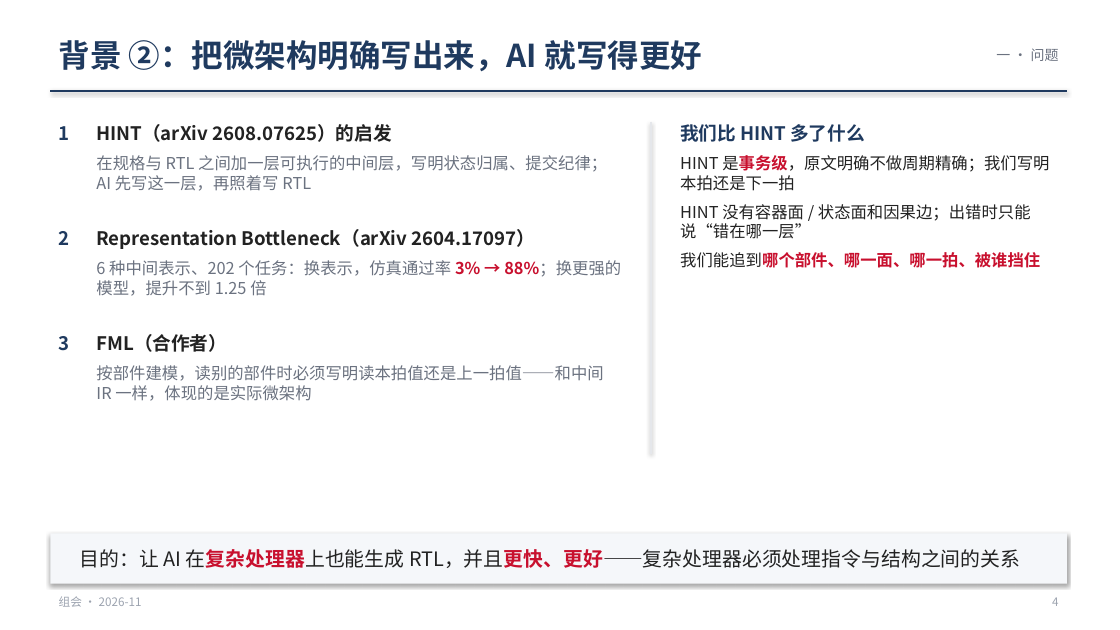
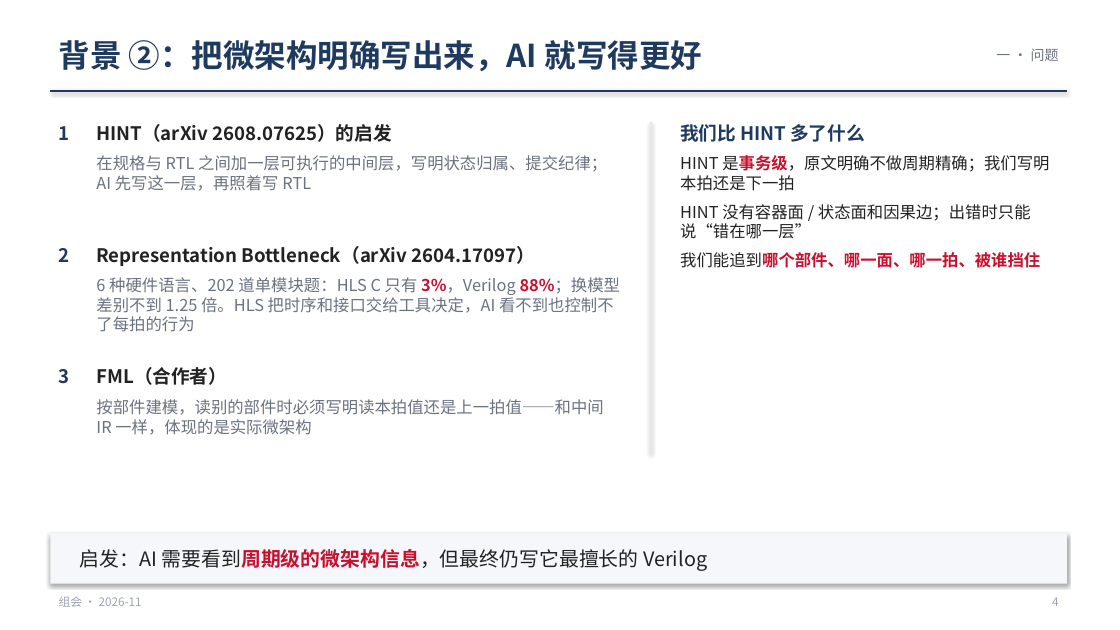
Before and after one commit to WHUDYF/PPT-generate, a slide deck: slide 4 of presentations/group_meeting_20261106/group_meeting_20261106.pptx. Drawn at 1120x630 pixels with LibreOffice and Linux fonts; fonts in the diff are those of the drawing. Boxes give left, top, right and bottom in pixels: in the first picture for what was removed or moved away, otherwise in the second. Text is boxed around its words. In the diff, an @@ line names an element or a change of style, - is before the commit and + after.

```diff
--- a/presentations/group_meeting_20261106/group_meeting_20261106.pptx
+++ b/presentations/group_meeting_20261106/group_meeting_20261106.pptx
@@ text "2": place and size @@
-text "2" at box(59, 231, 70, 245)
+text "2" at box(59, 248, 70, 262)
@@ text "Representation Bottleneck（arXiv 2604.17097）": place and size @@
-text "Representation Bottleneck（arXiv 2604.17097）" at box(96, 229, 535, 249)
+text "Representation Bottleneck（arXiv 2604.17097）" at box(96, 246, 535, 266)
@@ text at box(96, 277, 620, 332): text changed @@
-6 种中间表示、202 个任务：换表示，仿真通过率 3% → 88%；换更强的模型，提升不到 1.25 倍
+6 种硬件语言、202 道单模块题：HLS C 只有 3%，Verilog 88%；换模型差别不到 1.25 倍。HLS 把时序和接口交给工具决定，AI 看不到也控制不了每拍的行为
@@ text "3": place and size @@
-text "3" at box(59, 336, 70, 351)
+text "3" at box(59, 369, 70, 384)
@@ text "FML（合作者）": place and size @@
-text "FML（合作者）" at box(96, 334, 227, 352)
+text "FML（合作者）" at box(96, 367, 227, 385)
@@ text "按部件建模，读别的部件时必须写明读本拍值还是上一拍值——和中间 IR 一样，体现的是实际微架构": place and size @@
-text "按部件建模，读别的部件时必须写明读本拍值还是上一拍值——和中间 IR 一样，体现的是实际微架构" at box(96, 365, 603, 401)
+text "按部件建模，读别的部件时必须写明读本拍值还是上一拍值——和中间 IR 一样，体现的是实际微架构" at box(96, 399, 603, 435)
@@ text at box(80, 549, 707, 571): text changed @@
-目的：让 AI 在复杂处理器上也能生成 RTL，并且更快、更好——复杂处理器必须处理指令与结构之间的关系
+启发：AI 需要看到周期级的微架构信息，但最终仍写它最擅长的 Verilog
```
Also in this commit, not shown: 8 other files.
